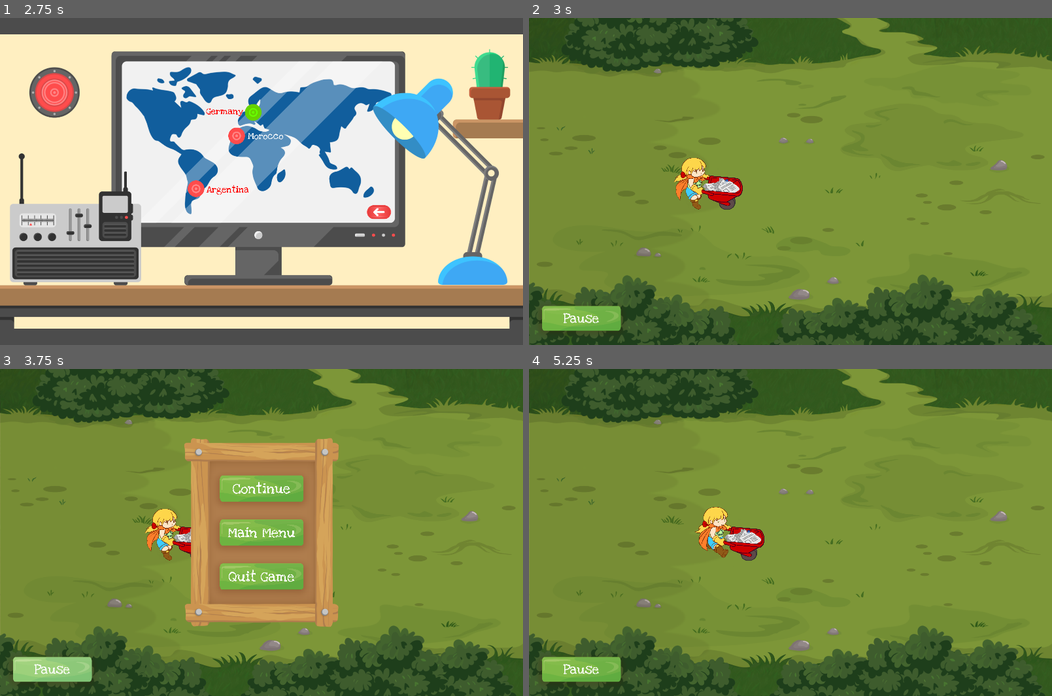
Above: before the commit, frames 1-4 (two rows, left to right).
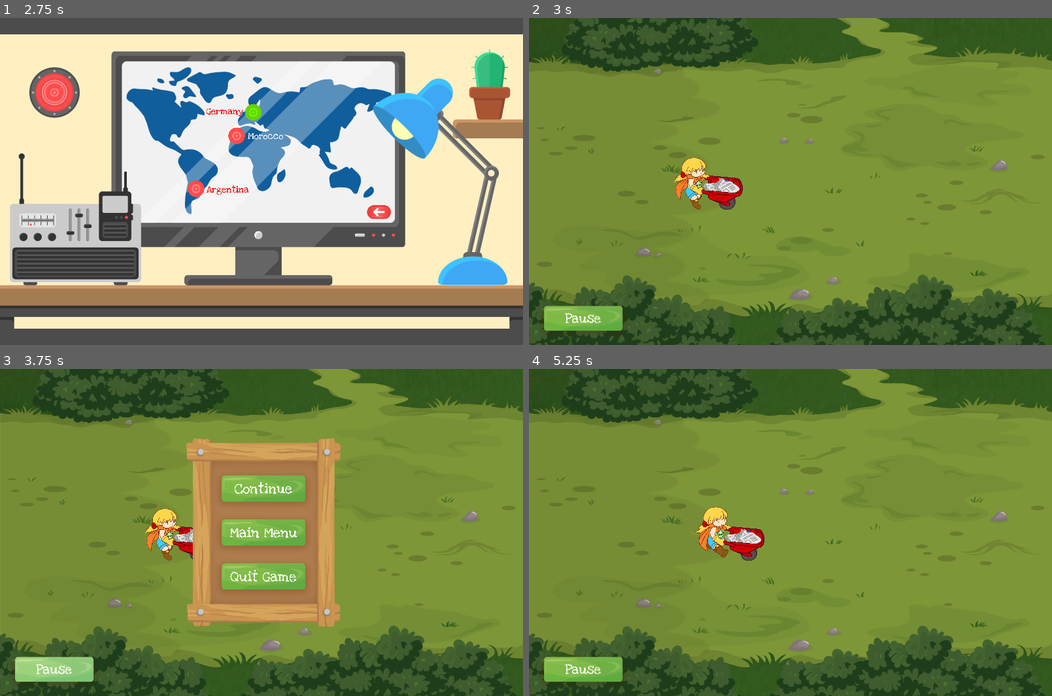
Above: after the commit, the same moments.

Repository: siconline/EcoChampion_Godot
Game: Godot game, scene res://Main.tscn
The game is run twice, just before and just after one commit, with the same random seed, the same clock (stepped at 60 frames per second) and the same inputs.
Inputs:
- Up to frame 1 (2.75 s): click "Score" at 0.5 s; click "Level Menu" at 1.25 s; click "Garbage Patrol" at 2 s
- Up to frame 2 (3 s): click "Germany" at 2.75 s
- Up to frame 3 (3.75 s): click "Pause" at 3.5 s
- Up to frame 4 (5.25 s): click "Continue" at 4.25 s; tap Enter at 5 s; hold Right (ui_right) from 5.03 s (still down)

Frame 1 is identical in both runs. In frame 2, 0.2% of the frame differs, in the area x 2-18%, y 88-96%; in frame 3, 2.1%, in the area x 2-66%, y 21-96%; in frame 4, 0.2%.

Commit message:
modified hud

Diff:
--- a/MiniGame01/MiniGame01.gd
+++ b/MiniGame01/MiniGame01.gd
@@ -4,7 +4,7 @@
 onready var grounds = $Grounds
 onready var player = $Player
 onready var camera = $Player/Camera2D
-onready var hud = $Hud
+onready var hud = $Player/Hud
 
 func _ready():
 	# Called when the node is added to the scene for the first time.
@@ -13,7 +13,7 @@
 
 # check localisation index of countries an load Theme
 func _process(delta):
-	_hudControll()
+	_hudControll(delta)
 
 	# load the current theme by index
 	if localisation == 0:
@@ -25,11 +25,23 @@
 
 
 #------Own Methods------#
-func _hudControll():
-	#hud run with player position
-	hud.rect_position.x = player.position.x
+func _hudControll(delta):
+	print(player.position.y)
 	#limt right left for hud
-	if hud.rect_position.x < 0:
+	if player.position.x < 0:
+		hud.rect_position.x += player.speed * delta - (player.position.x + hud.rect_position.x)
+	elif player.position.x > 0 && player.position.x < 1920*3:
 		hud.rect_position.x = 0
-	elif hud.rect_position.x > 1920*3:
-		hud.rect_position.x = 1920*3
+	elif player.position.x > 1920*3:
+		hud.rect_position.x -= player.speed * delta + (hud.rect_position.x + (player.position.x) - 1920*3)
+	#set hud y position by player step
+	if player.position.y == -175:
+		hud.rect_position.y = 175
+	elif player.position.y == -175 * 2:
+		hud.rect_position.y = 175 * 2
+	elif player.position.y == 0:
+		hud.rect_position.y = 0
+	elif player.position.y == 175:
+		hud.rect_position.y = -175
+	elif player.position.y == 175 * 2:
+		hud.rect_position.y = -175 * 2
--- a/MiniGame01/MiniGame01.tscn
+++ b/MiniGame01/MiniGame01.tscn
@@ -55,7 +55,7 @@
 [node name="Foreground_Start_Bottom" type="Sprite" parent="Grounds" index="5"]
 
 texture = ExtResource( 5 )
-_sections_unfolded = [ "Transform" ]
+_sections_unfolded = [ "Transform", "Z Index" ]
 
 [node name="Foreground_Middle1_Top" type="Sprite" parent="Grounds" index="6"]
 
@@ -68,7 +68,7 @@
 
 position = Vector2( 1920, 0 )
 texture = ExtResource( 5 )
-_sections_unfolded = [ "Transform" ]
+_sections_unfolded = [ "Transform", "Z Index" ]
 
 [node name="Foreground_Middle2_Top" type="Sprite" parent="Grounds" index="8"]
 
@@ -81,7 +81,7 @@
 
 position = Vector2( 3840, 0 )
 texture = ExtResource( 5 )
-_sections_unfolded = [ "Transform" ]
+_sections_unfolded = [ "Transform", "Z Index" ]
 
 [node name="Foreground_End_Top" type="Sprite" parent="Grounds" index="10"]
 
@@ -94,12 +94,12 @@
 
 position = Vector2( 5760, 0 )
 texture = ExtResource( 5 )
-_sections_unfolded = [ "Transform" ]
+_sections_unfolded = [ "Transform", "Z Index" ]
 
 [node name="Player" parent="." index="1" instance=ExtResource( 6 )]
 
-editor/display_folded = true
 position = Vector2( -300, 0 )
+z_index = -1
 _sections_unfolded = [ "Transform", "Z Index" ]
 
 [node name="Camera2D" type="Camera2D" parent="Player" index="3"]
@@ -128,6 +128,6 @@
 editor_draw_drag_margin = false
 _sections_unfolded = [ "Drag Margin", "Editor", "Limit", "Transform" ]
 
-[node name="Hud" parent="." index="2" instance=ExtResource( 7 )]
+[node name="Hud" parent="Player" index="7" instance=ExtResource( 7 )]
 
-_sections_unfolded = [ "Grow Direction", "Hint", "Margin", "Rect" ]
+_sections_unfolded = [ "Anchor", "Focus", "Grow Direction", "Hint", "Rect" ]
--- a/MiniGame01/Player/Player.tscn
+++ b/MiniGame01/Player/Player.tscn
@@ -28,13 +28,16 @@
 [node name="Sprite" type="Sprite" parent="." index="0"]
 
 scale = Vector2( 0.25, 0.25 )
+z_index = -1
 texture = ExtResource( 2 )
 hframes = 7
 _sections_unfolded = [ "Animation", "Offset", "Region", "Transform", "Z Index" ]
 
 [node name="CollisionShape2D" type="CollisionShape2D" parent="." index="1"]
 
+z_index = -1
 shape = SubResource( 1 )
+_sections_unfolded = [ "Z Index" ]
 
 [node name="AnimationPlayer" type="AnimationPlayer" parent="." index="2"]
 
@@ -56,14 +59,16 @@
 
 position = Vector2( 20, 30 )
 scale = Vector2( 0.1, 0.1 )
+z_index = -1
 texture = ExtResource( 5 )
-_sections_unfolded = [ "Transform" ]
+_sections_unfolded = [ "Transform", "Z Index" ]
 
 [node name="PickUp2" type="Sprite" parent="PickUps" index="1"]
 
 position = Vector2( 30, 30 )
 rotation = -0.349066
 scale = Vector2( 0.1, 0.1 )
+z_index = -1
 texture = ExtResource( 5 )
 _sections_unfolded = [ "Offset", "Transform" ]
 
@@ -72,6 +77,7 @@
 position = Vector2( 40, 30 )
 rotation = 1.5708
 scale = Vector2( 0.1, 0.1 )
+z_index = -1
 texture = ExtResource( 5 )
 _sections_unfolded = [ "Transform" ]
 
@@ -80,6 +86,7 @@
 position = Vector2( 50, 30 )
 rotation = 1.0472
 scale = Vector2( 0.1, 0.1 )
+z_index = -1
 texture = ExtResource( 5 )
 _sections_unfolded = [ "Transform" ]
 
@@ -88,6 +95,7 @@
 position = Vector2( 60, 30 )
 rotation = 0.174533
 scale = Vector2( 0.1, 0.1 )
+z_index = -1
 texture = ExtResource( 6 )
 _sections_unfolded = [ "Transform" ]
 
@@ -96,12 +104,14 @@
 position = Vector2( 70, 30 )
 rotation = -0.349066
 scale = Vector2( 0.1, 0.1 )
+z_index = -1
 texture = ExtResource( 5 )
 _sections_unfolded = [ "Transform" ]
 
 [node name="Barrow_Front_Normal" type="Sprite" parent="." index="4"]
 
 scale = Vector2( 0.25, 0.25 )
+z_index = -1
 texture = ExtResource( 7 )
 _sections_unfolded = [ "Transform", "Z Index" ]
 
@@ -109,5 +119,6 @@
 
 visible = false
 scale = Vector2( 0.25, 0.25 )
+z_index = -1
 texture = ExtResource( 8 )
 _sections_unfolded = [ "Transform", "Z Index" ]
